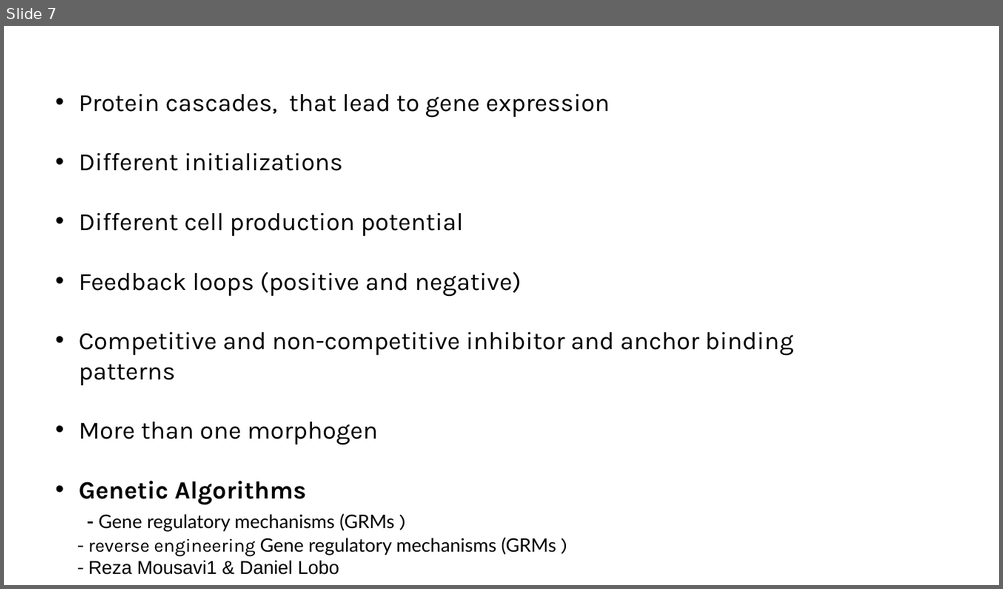
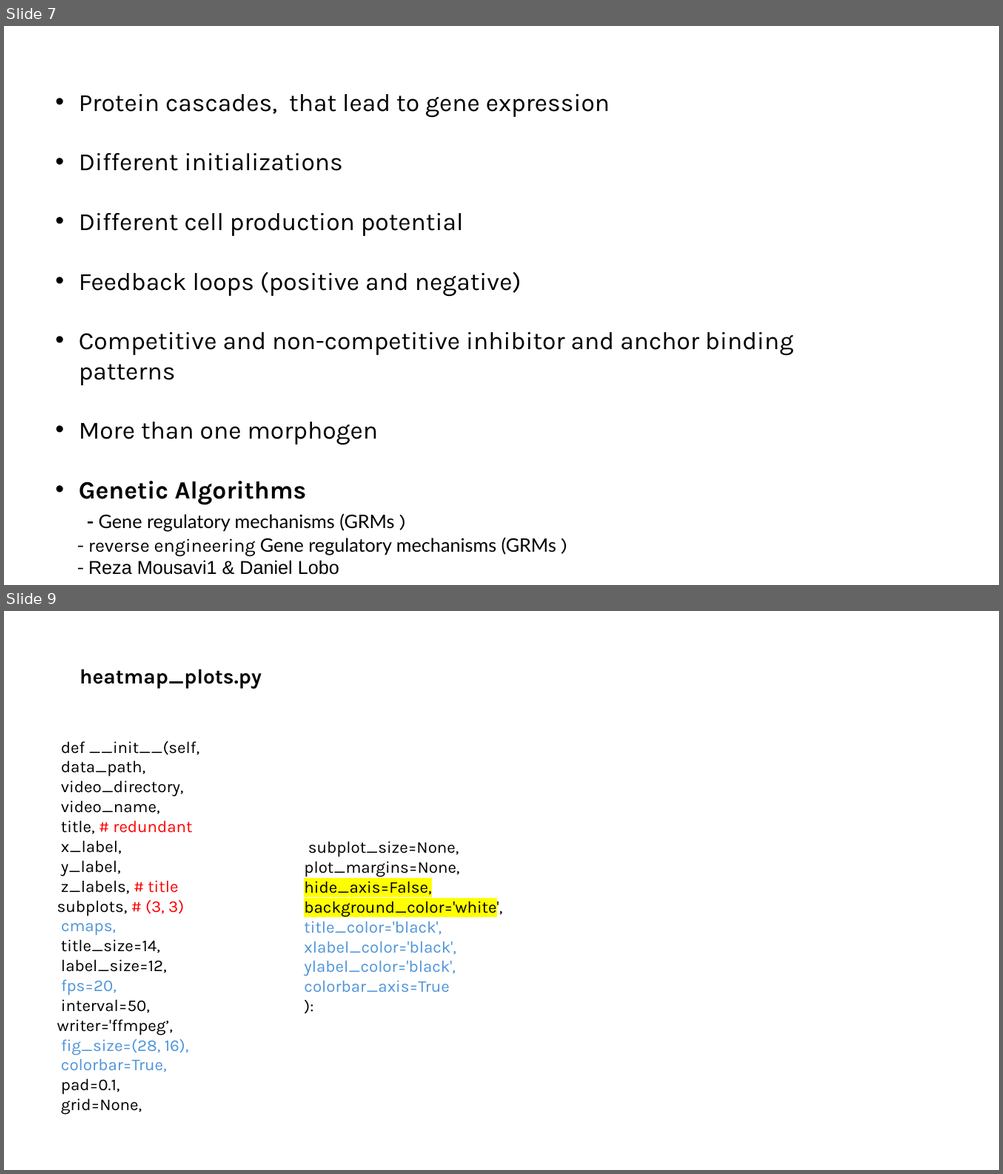
Before and after one commit to LoqmanSamani/grn-designer, a slide deck: sim_system.pptx. Shown one above the other, each under a label of ours: slide 7 before the commit, slides 7 and 9 after it; the slides between them are not shown. The pictures are 1003x589 and 1003x1174 pixels, drawn with LibreOffice and Linux fonts; fonts in the diff are those of the drawing. Boxes give left, top, right and bottom in pixels: in the first picture for what was removed or moved away, otherwise in the second. Text is boxed around its words. In the diff, an @@ line names an element or a change of style, - is before the commit and + after.

```diff
--- a/sim_system.pptx
+++ b/sim_system.pptx
@@ slide 9 added at <box>4,611,999,1170</box>, background #FFFFFF @@
@@ text added at <box>79,669,262,689</box>, 20 pt, text #000000, bold @@
+heatmap_plots.py
@@ text added at <box>57,741,200,1115</box>, 16 pt, text #000000 @@
+def __init__(self,
+data_path,
+video_directory,
+video_name,
+title, # redundant
+x_label,
+y_label,
+z_labels, # title
+subplots, # (3, 3)
+cmaps,
+title_size=14,
+label_size=12,
+fps=20,
+interval=50,
+writer='ffmpeg’,
+fig_size=(28, 16),
+colorbar=True,
+pad=0.1,
+grid=None,
@@ text added at <box>304,841,502,993</box>, 16 pt, text #4E95D9 @@
+subplot_size=None, plot_margins=None, hide_axis=False, background_color='white',
+title_color='black', xlabel_color='black', ylabel_color='black', colorbar_axis=True
+):
```
Also in this commit, not shown: 7 other slides added, 1 other file.
